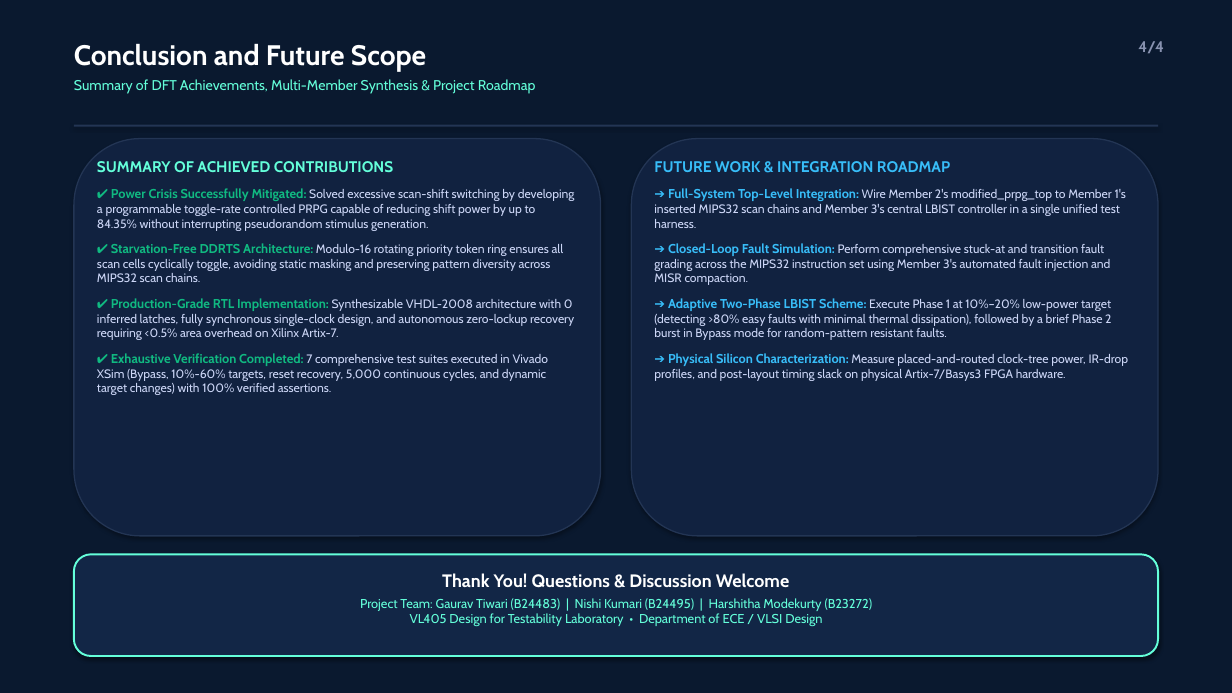
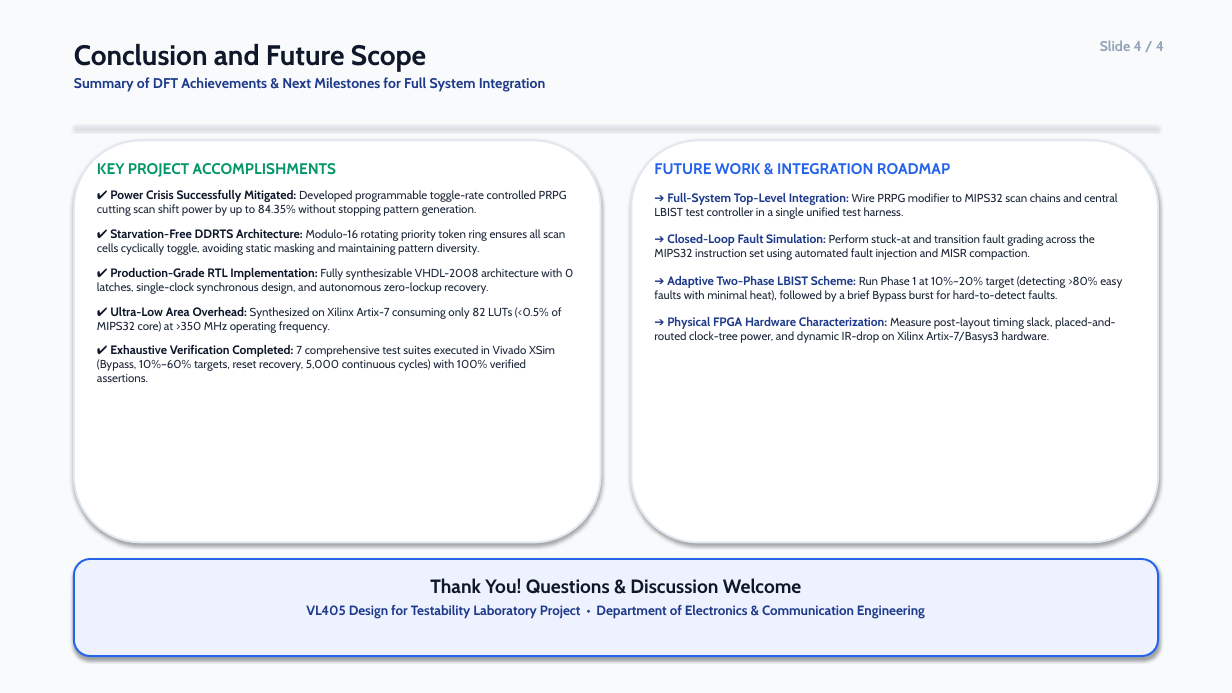
Before and after one commit to kumariNISHI78/PRPG-Programmable-Toggle-Rate-Control-LBIST, a slide deck: slide 4 of VL405_LBIST_Project_Presentation.pptx. Drawn at 1232x693 pixels with LibreOffice and Linux fonts; fonts in the diff are those of the drawing. Boxes give left, top, right and bottom in pixels: in the first picture for what was removed or moved away, otherwise in the second. Text is boxed around its words. In the diff, an @@ line names an element or a change of style, - is before the commit and + after.

Commit message:
style: Update presentation to high-contrast bright theme and concise 5-min format

```diff
--- a/VL405_LBIST_Project_Presentation.pptx
+++ b/VL405_LBIST_Project_Presentation.pptx
@@ rectangle at (0,0,1232,693): fill #0A192F to #F8FAFC @@
@@ text at (74,44,426,71): text colour #FFFFFF to #0F172A in "Conclusion and Future Scope" @@
@@ text at (1100,40,1164,51): text changed; size 12 to 11 pt; text colour #8892B0 to #94A3B8 @@
-4/4
+Slide 4 / 4
@@ text at (74,77,546,92): text changed; text colour #64FFDA to #1E3A8A; bold on @@
-Summary of DFT Achievements, Multi-Member Synthesis & Project Roadmap
+Summary of DFT Achievements & Next Milestones for Full System Integration
@@ rectangle at (74,126,1158,128): fill #233554 to #E2E8F0 @@
@@ rounded rectangle: place and size @@
-rounded rectangle at (74,139,601,536)
+rounded rectangle at (74,140,601,543)
@@ rounded rectangle at (74,140,601,543): fill #112240 to #FFFFFF; outline #233554 1 pt to #E2E8F0 1.5 pt @@
@@ rounded rectangle at (631,140,1158,543): fill #112240 to #FFFFFF; outline #233554 1 pt to #E2E8F0 1.5 pt @@
@@ rounded rectangle: place and size @@
-rounded rectangle at (631,139,1158,536)
+rounded rectangle at (631,140,1158,543)
@@ text at (97,163,573,382): text changed; size 9.5 to 9 pt; text colour #CCD6F6 to #1E293B @@
-SUMMARY OF ACHIEVED CONTRIBUTIONS
-✔ Power Crisis Successfully Mitigated: Solved excessive scan-shift switching by developing a programmable toggle-rate controlled PRPG capable of reducing shift power by up to 84.35% without interrupting pseudorandom stimulus generation.
-✔ Starvation-Free DDRTS Architecture: Modulo-16 rotating priority token ring ensures all scan cells cyclically toggle, avoiding static masking and preserving pattern diversity across MIPS32 scan chains.
-✔ Production-Grade RTL Implementation: Synthesizable VHDL-2008 architecture with 0 inferred latches, fully synchronous single-clock design, and autonomous zero-lockup recovery requiring <0.5% area overhead on Xilinx Artix-7.
-✔ Exhaustive Verification Completed: 7 comprehensive test suites executed in Vivado XSim (Bypass, 10%-60% targets, reset recovery, 5,000 continuous cycles, and dynamic target changes) with 100% verified assertions.
+KEY PROJECT ACCOMPLISHMENTS
+✔ Power Crisis Successfully Mitigated: Developed programmable toggle-rate controlled PRPG cutting scan shift power by up to 84.35% without stopping pattern generation.
+✔ Starvation-Free DDRTS Architecture: Modulo-16 rotating priority token ring ensures all scan cells cyclically toggle, avoiding static masking and maintaining pattern diversity.
+✔ Production-Grade RTL Implementation: Fully synthesizable VHDL-2008 architecture with 0 latches, single-clock synchronous design, and autonomous zero-lockup recovery.
+✔ Ultra-Low Area Overhead: Synthesized on Xilinx Artix-7 consuming only 82 LUTs (<0.5% of MIPS32 core) at >350 MHz operating frequency.
+✔ Exhaustive Verification Completed: 7 comprehensive test suites executed in Vivado XSim (Bypass, 10%–60% targets, reset recovery, 5,000 continuous cycles) with 100% verified assertions.
@@ text at (654,163,950,174): text colour #38BDF8 to #2563EB in "FUTURE WORK & INTEGRATION ROADMAP" @@
@@ text at (654,193,1122,343): text changed; size 9.5 to 9 pt; text colour #CCD6F6 to #1E293B @@
-➔ Full-System Top-Level Integration: Wire Member 2's modified_prpg_top to Member 1's inserted MIPS32 scan chains and Member 3's central LBIST controller in a single unified test harness.
-➔ Closed-Loop Fault Simulation: Perform comprehensive stuck-at and transition fault grading across the MIPS32 instruction set using Member 3's automated fault injection and MISR compaction.
-➔ Adaptive Two-Phase LBIST Scheme: Execute Phase 1 at 10%–20% low-power target (detecting >80% easy faults with minimal thermal dissipation), followed by a brief Phase 2 burst in Bypass mode for random-pattern resistant faults.
-➔ Physical Silicon Characterization: Measure placed-and-routed clock-tree power, IR-drop profiles, and post-layout timing slack on physical Artix-7/Basys3 FPGA hardware.
+➔ Full-System Top-Level Integration: Wire PRPG modifier to MIPS32 scan chains and central LBIST test controller in a single unified test harness.
+➔ Closed-Loop Fault Simulation: Perform stuck-at and transition fault grading across the MIPS32 instruction set using automated fault injection and MISR compaction.
+➔ Adaptive Two-Phase LBIST Scheme: Run Phase 1 at 10%–20% target (detecting >80% easy faults with minimal heat), followed by a brief Bypass burst for hard-to-detect faults.
+➔ Physical FPGA Hardware Characterization: Measure post-layout timing slack, placed-and-routed clock-tree power, and dynamic IR-drop on Xilinx Artix-7/Basys3 hardware.
@@ rounded rectangle: place and size @@
-rounded rectangle at (74,555,1158,656)
+rounded rectangle at (74,559,1158,656)
@@ rounded rectangle at (74,559,1158,656): fill #122646 to #EEF2FF; outline #64FFDA 1.5 pt to #2563EB 1.5 pt @@
@@ text at (430,578,802,594): size 14 to 15 pt, text colour #FFFFFF to #0F172A in "Thank You! Questions & Discussion Welcome" @@
@@ text at (306,605,925,618): text changed; size 10 to 10.5 pt; text colour #64FFDA to #1E3A8A; bold on @@
-Project Team: Gaurav Tiwari (B24483) | Nishi Kumari (B24495) | Harshitha Modekurty (B23272)
-VL405 Design for Testability Laboratory • Department of ECE / VLSI Design
+VL405 Design for Testability Laboratory Project • Department of Electronics & Communication Engineering
```
Also in this commit, not shown: 3 other slides changed, 8 other files.
